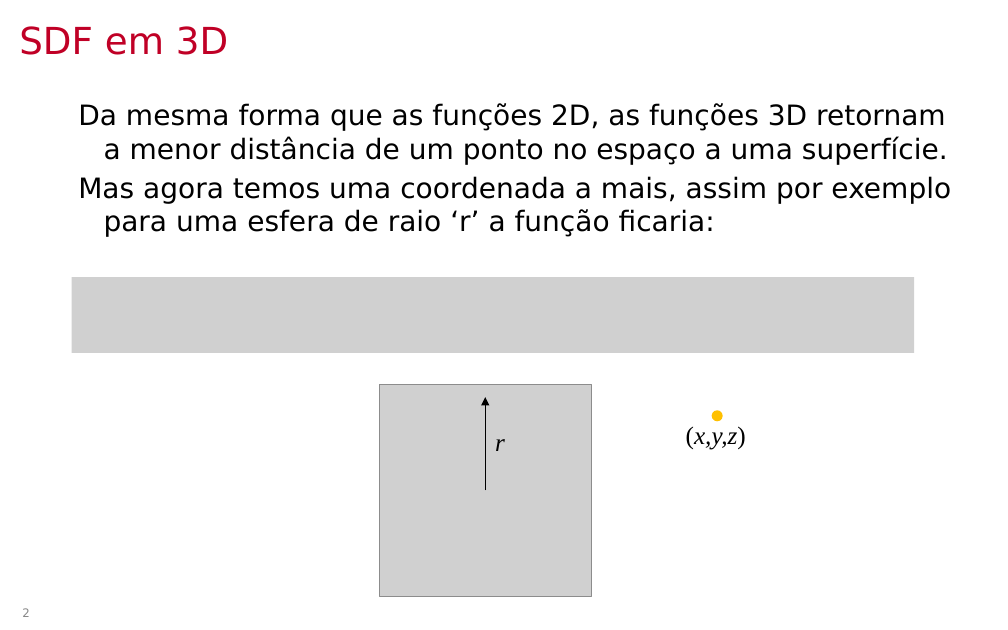
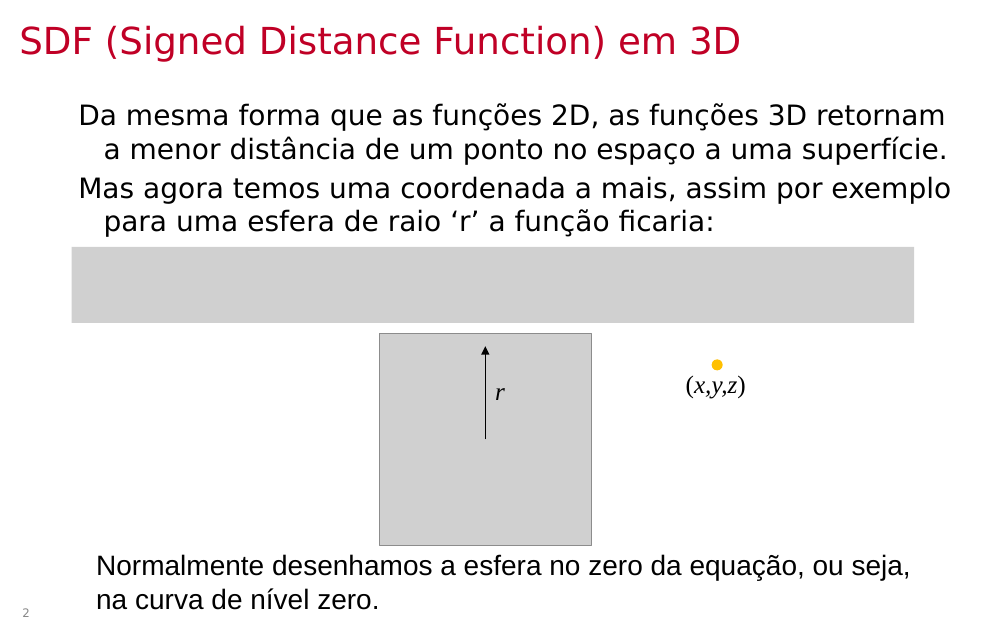
Before and after one commit to lpsoares/ComputacaoGrafica, a slide deck: slide 2 of content/aulas/23-ray_marching/aula23_ray_marching.pptx. Drawn at 1008x630 pixels with LibreOffice and Linux fonts; fonts in the diff are those of the drawing; grey boxes stand for pictures; background and template pictures are left out. Boxes give left, top, right and bottom in pixels: in the first picture for what was removed or moved away, otherwise in the second. Text is boxed around its words. In the diff, an @@ line names an element or a change of style, - is before the commit and + after.

```diff
--- a/content/aulas/23-ray_marching/aula23_ray_marching.pptx
+++ b/content/aulas/23-ray_marching/aula23_ray_marching.pptx
@@ title at (19,25,741,62): text changed @@
-SDF em 3D
+SDF (Signed Distance Function) em 3D
@@ picture: place and size @@
-picture at (72,277,914,353)
+picture at (72,247,914,323)
@@ 2 texts, 1 picture, 1 arrow, 1 ellipse: place and size @@
-2 texts, 1 picture, 1 arrow, 1 ellipse at (379,384,746,596)
+2 texts, 1 picture, 1 arrow, 1 ellipse at (379,334,746,545)
@@ text added at (96,554,911,610), 20 pt, text #000000 @@
+Normalmente desenhamos a esfera no zero da equação, ou seja, na curva de nível zero.
```
Also in this commit, not shown: 5 other slides changed, 2 slides added, 2 other files.
